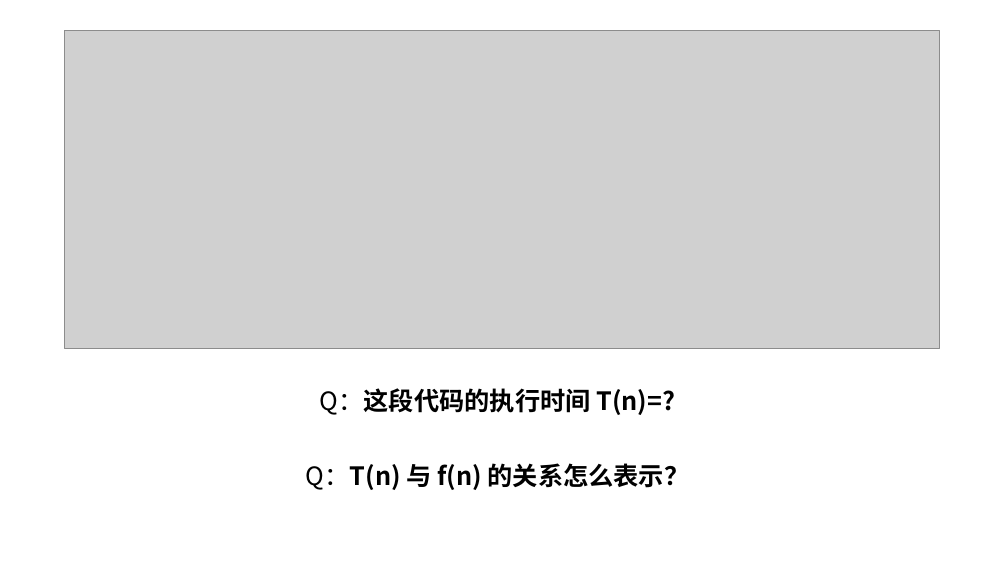
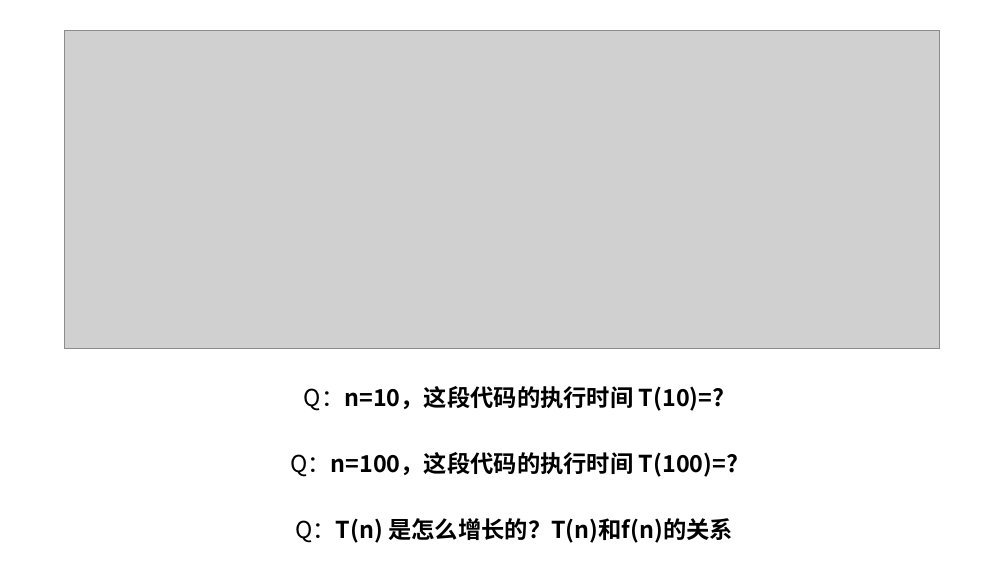
Before and after one commit to sunchong/ALG, a slide deck: slide 5 of ALG/docs/数据结构与算法.pptx. Drawn at 1008x567 pixels with LibreOffice and Linux fonts; fonts in the diff are those of the drawing; grey boxes stand for pictures. Boxes give left, top, right and bottom in pixels: in the first picture for what was removed or moved away, otherwise in the second. Text is boxed around its words. In the diff, an @@ line names an element or a change of style, - is before the commit and + after.

```diff
--- a/ALG/docs/数据结构与算法.pptx
+++ b/ALG/docs/数据结构与算法.pptx
@@ subtitle at (290, 386, 738, 543): text changed; size 24 to 22.2 pt @@
-Q：这段代码的执行时间 T(n)=?
-Q：T(n) 与 f(n) 的关系怎么表示？
+Q：n=10，这段代码的执行时间 T(10)=?
+Q：n=100，这段代码的执行时间 T(100)=?
+Q：T(n) 是怎么增长的？T(n)和f(n)的关系
```
Also in this commit, not shown: 7 other slides changed, 7 slides added, 2 slides removed.
